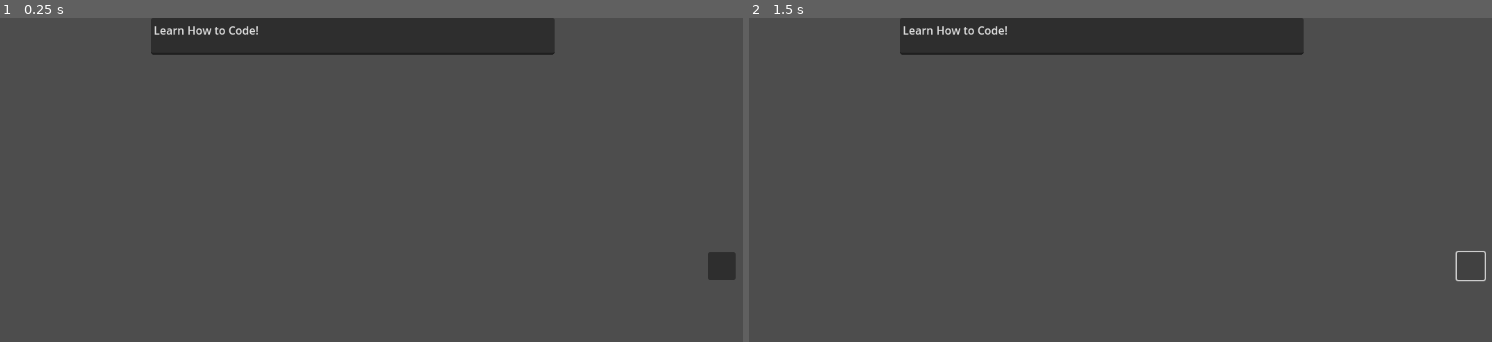
Above: before the commit, frames 1-2 (left to right).
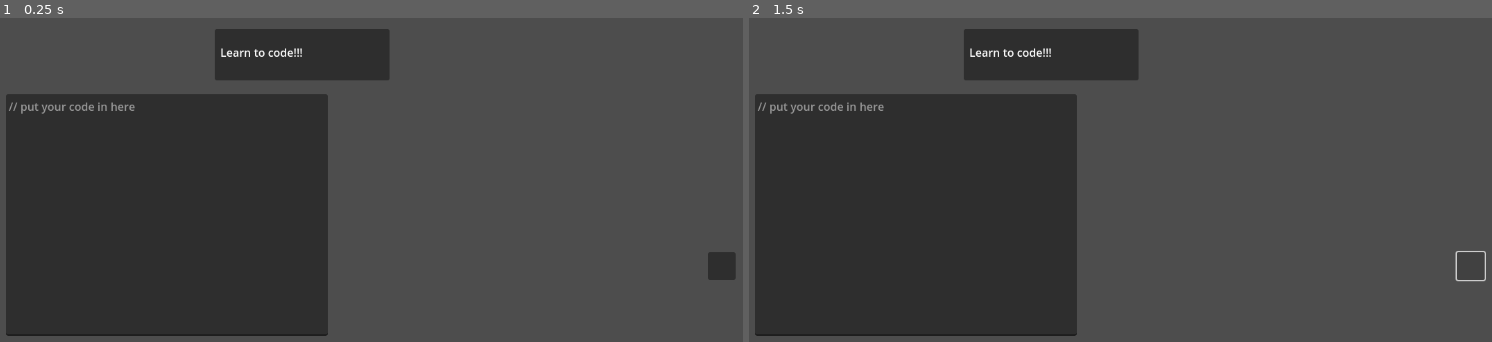
Above: after the commit, the same moments.

Repository: Weeb-trash2000/programFUN
Game: Godot game, scene res://node_2d.tscn
Two runs of this game, one before a commit and one after it. Both use one fixed random seed, a clock stepped at 60 frames per second and the inputs below.
Inputs (mouse positions are in pixels of both pictures, inside the frame that each line leads up to):
- Up to frame 1 (0.25 s): no input
- Up to frame 2 (1.5 s): click (1469, 267) at 0.5 s; click (1469, 267) at 1.25 s

The runs differ from the first frame. In frame 1, 38% of the frame differs, in the area x 0-75%, y 0-99%; in frame 2, 38%.

Commit message:
moved the text edit node to be used for the programming and created a new node that sayss at the project is for

Diff:
--- a/great-learning-thing/node_2d.tscn
+++ b/great-learning-thing/node_2d.tscn
@@ -1,12 +1,16 @@
-[gd_scene format=3 uid="uid://srb8cssi5q4q"]
+[gd_scene load_steps=2 format=3 uid="uid://srb8cssi5q4q"]
+
+[ext_resource type="Script" path="res://text_edit.gd" id="1_v1mxk"]
 
 [node name="Node2D" type="Node2D"]
 
-[node name="TextEdit" type="TextEdit" parent="."]
-offset_left = 271.0
-offset_right = 853.0
-offset_bottom = 53.0
-text = "Learn How to Code!"
+[node name="codeInput" type="TextEdit" parent="."]
+offset_left = 62.0
+offset_top = 110.0
+offset_right = 526.0
+offset_bottom = 459.0
+placeholder_text = "// put your code in here"
+script = ExtResource("1_v1mxk")
 
 [node name="AspectRatioContainer" type="AspectRatioContainer" parent="."]
 offset_left = 1074.0
@@ -16,3 +20,16 @@
 
 [node name="Button" type="Button" parent="AspectRatioContainer"]
 layout_mode = 2
+
+[node name="Panel" type="Panel" parent="."]
+offset_left = 363.0
+offset_top = 16.0
+offset_right = 615.0
+offset_bottom = 90.0
+
+[node name="Label" type="Label" parent="Panel"]
+offset_left = 8.0
+offset_top = 22.0
+offset_right = 269.0
+offset_bottom = 58.0
+text = "Learn to code!!!"
--- /dev/null
+++ b/great-learning-thing/text_edit.gd
@@ -0,0 +1,11 @@
+extends TextEdit
+
+
+# Called when the node enters the scene tree for the first time.
+func _ready() -> void:
+	pass # Replace with function body.
+
+
+# Called every frame. 'delta' is the elapsed time since the previous frame.
+func _process(delta: float) -> void:
+	pass
